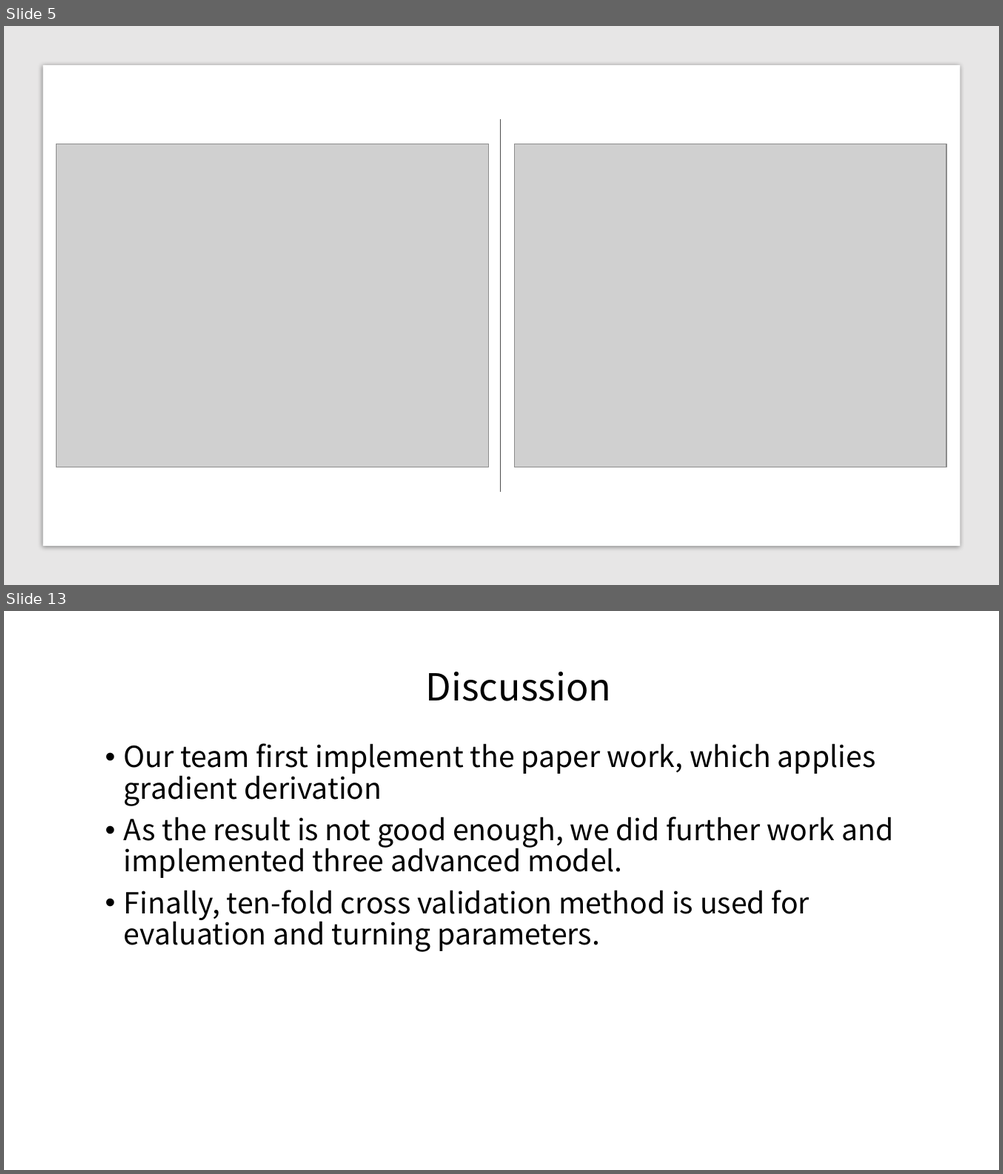
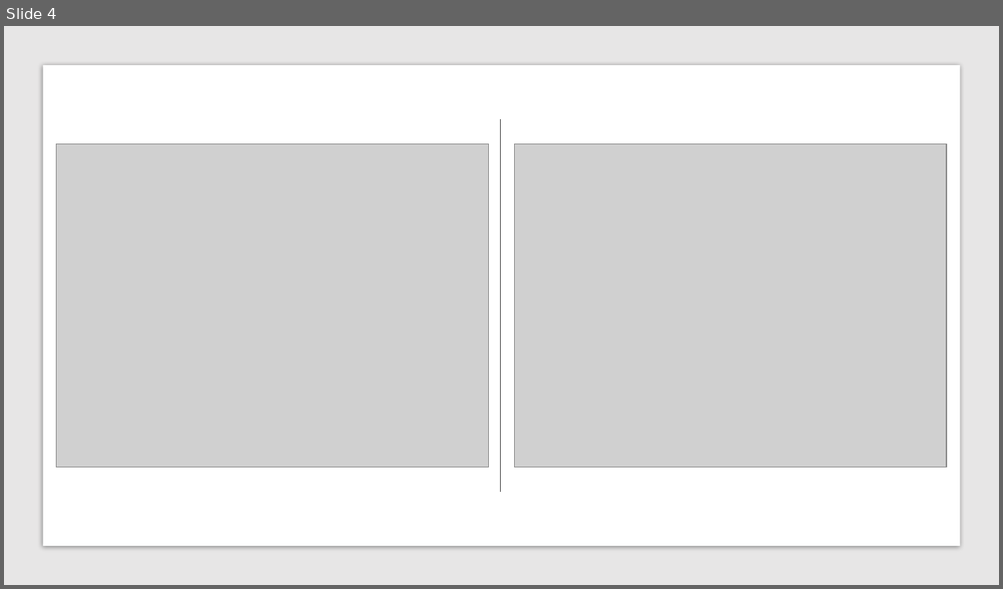
Before and after one commit to kritikakurani/YELP-RECOMMENDATION, a slide deck: final review.pptx. Shown one above the other, each under a label of ours: slides 5 and 13 before the commit, slide 4 after it; the slides between them are not shown. The pictures are 1003x1174 and 1003x589 pixels, drawn with LibreOffice and Linux fonts; fonts in the diff are those of the drawing; grey boxes stand for pictures; background and template pictures are left out. Boxes give left, top, right and bottom in pixels: in the first picture for what was removed or moved away, otherwise in the second. Text is boxed around its words. In the diff, an @@ line names an element or a change of style, - is before the commit and + after.

```diff
--- a/final review.pptx
+++ b/final review.pptx
@@ slide 13 removed at (4,611,999,1170), background picture (left out) @@
@@ text removed at (426,672,612,701) @@
-Discussion
@@ text removed at (124,743,893,952) @@
-• Our team first implement the paper work, which applies gradient derivation
-• As the result is not good enough, we did further work and implemented three advanced model.
-• Finally, ten-fold cross validation method is used for evaluation and turning parameters.
@@ what was slide 5 is now slide 4 @@
```
Also in this commit, not shown: 5 slides changed, 1 slide added, 3 other slides removed, 11 other files.
